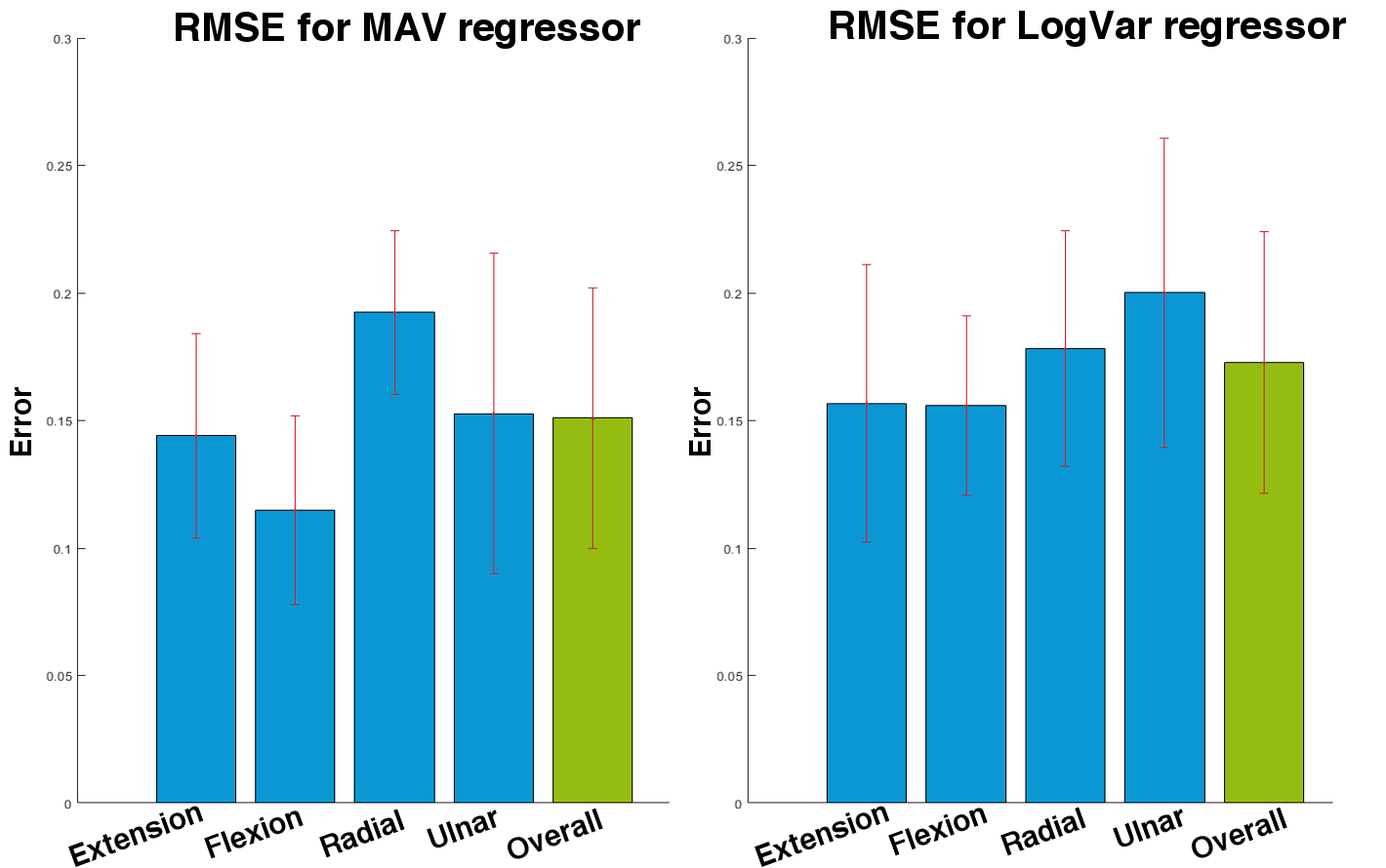
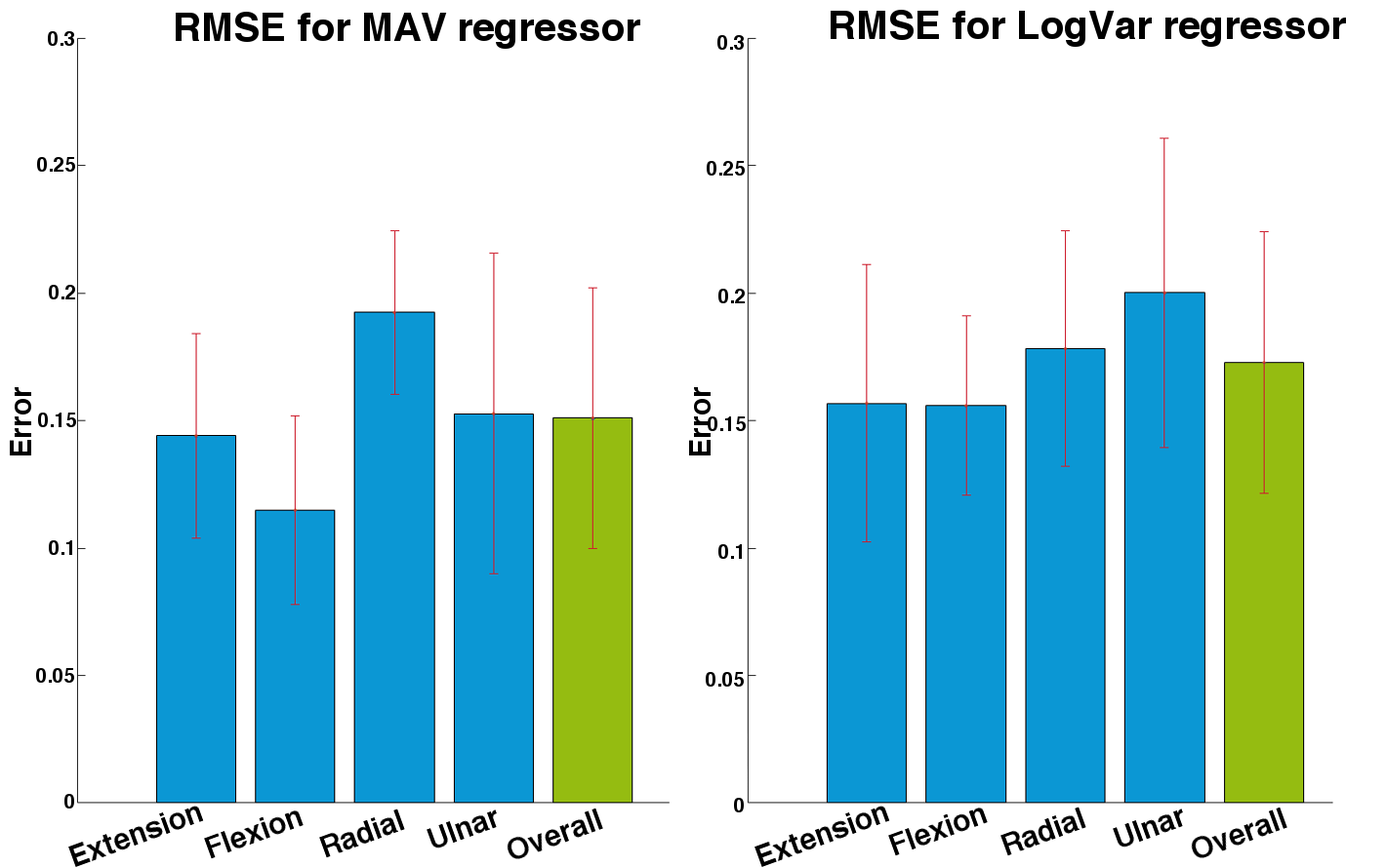
Two versions of the same layered image (1386px x 868px). Layer-by-layer changes:
added layer "0-kopi" above "0" over [705, 35, 746, 813]
added layer "0" above "Udklipsholder" over [36, 31, 77, 809]
painted on "Udklipsholder" over [45, 34, 748, 810]
